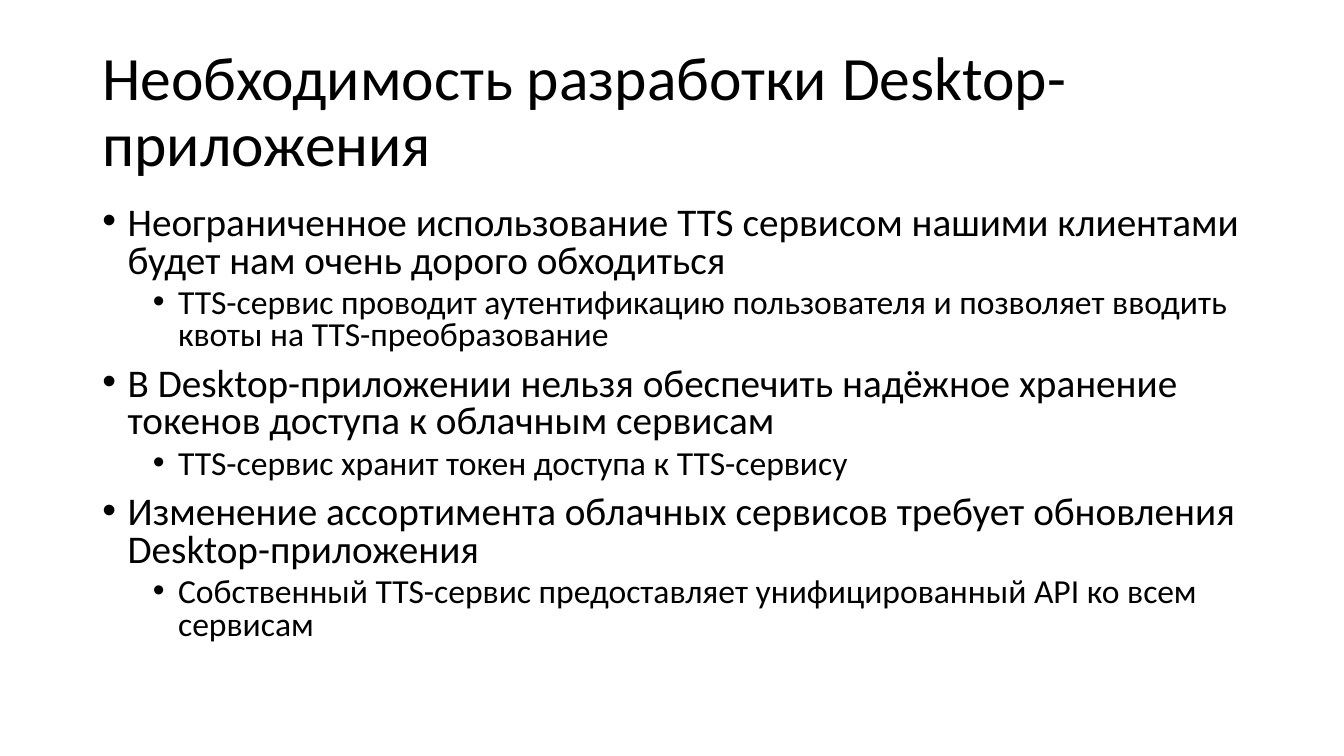
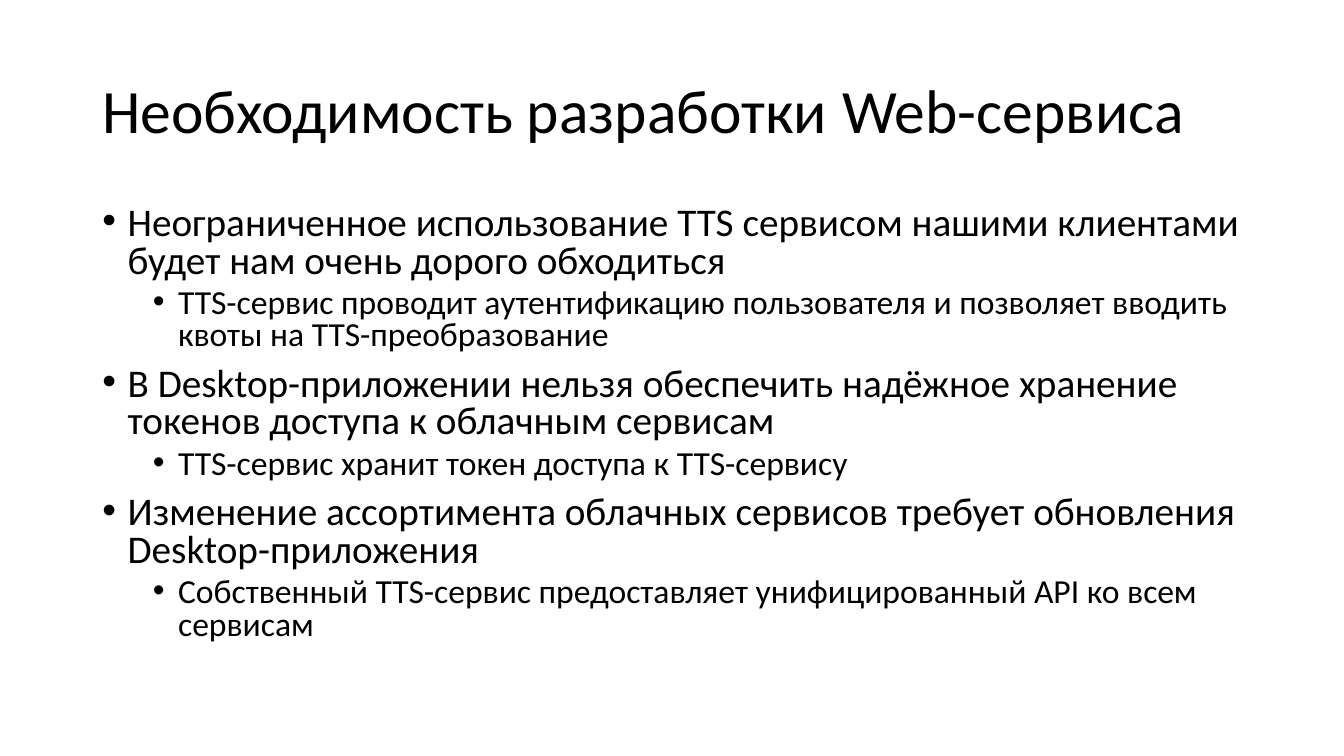
Before and after one commit to alexey-malov/ood, a slide deck: slide 4 of lectures/workshop-2/tts-module-workshop.pptx. Drawn at 1344x756 pixels with LibreOffice and Linux fonts; fonts in the diff are those of the drawing. Boxes give left, top, right and bottom in pixels: in the first picture for what was removed or moved away, otherwise in the second. Text is boxed around its words. In the diff, an @@ line names an element or a change of style, - is before the commit and + after.

```diff
--- a/lectures/workshop-2/tts-module-workshop.pptx
+++ b/lectures/workshop-2/tts-module-workshop.pptx
@@ title at (102,90,1184,143): text changed @@
-Необходимость разработки Desktop-приложения
+Необходимость разработки Web-сервиса
```
Also in this commit, not shown: 1 other slide changed, 4 other files.
